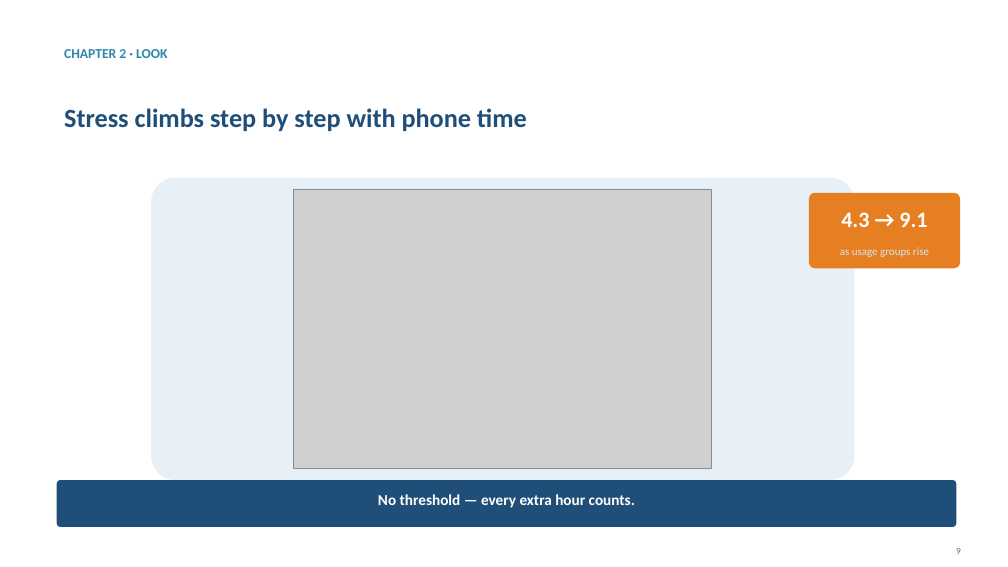
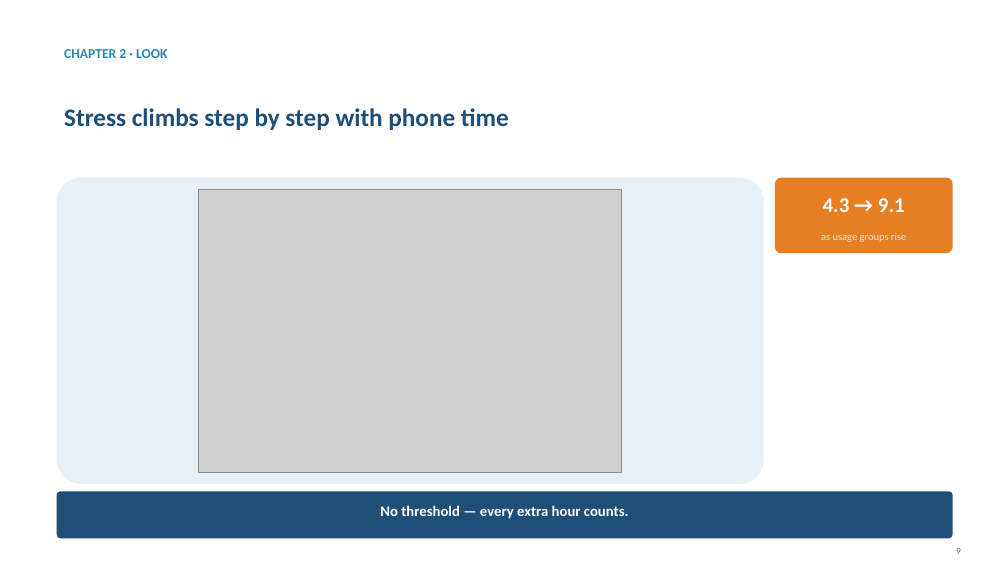
Before and after one commit to jaismine19/social-media-stress-analysis, a slide deck: slide 9 of presentation/Social_Media_Stress_Presentation.pptx. Drawn at 1008x567 pixels with LibreOffice and Linux fonts; fonts in the diff are those of the drawing; grey boxes stand for pictures. Boxes give left, top, right and bottom in pixels: in the first picture for what was removed or moved away, otherwise in the second. Text is boxed around its words. In the diff, an @@ line names an element or a change of style, - is before the commit and + after.

Commit message:
Enforce strict layout grid: identical margins, panel sizes, chip positions and takeaway bars on every slide

```diff
--- a/presentation/Social_Media_Stress_Presentation.pptx
+++ b/presentation/Social_Media_Stress_Presentation.pptx
@@ text "Stress climbs step by step ..." at [64,108,509,130]: size 25 to 24 pt @@
@@ rounded rectangle: place and size @@
-rounded rectangle at [151,178,854,480]
+rounded rectangle at [57,178,764,484]
@@ rounded rectangle: place and size @@
-rounded rectangle at [809,193,960,268]
+rounded rectangle at [775,178,953,253]
@@ picture: place and size @@
-picture at [294,189,712,469]
+picture at [198,189,622,473]
@@ text "4.3 → 9.1": place and size @@
-text "4.3 → 9.1" at [841,212,927,227]
+text "4.3 → 9.1" at [823,198,905,212]
@@ text "4.3 → 9.1" at [823,198,905,212]: size 21 to 20 pt @@
@@ text "as usage groups rise": place and size @@
-text "as usage groups rise" at [840,247,929,257]
+text "as usage groups rise" at [821,233,906,242]
@@ text "as usage groups rise" at [821,233,906,242]: size 10.5 to 10 pt @@
@@ rounded rectangle: place and size @@
-rounded rectangle at [57,480,957,527]
+rounded rectangle at [57,492,953,538]
@@ text "No threshold — every extra ...": place and size @@
-text "No threshold — every extra ..." at [378,494,635,508]
+text "No threshold — every extra ..." at [380,505,629,519]
@@ text "No threshold — every extra ..." at [380,505,629,519]: size 14.5 to 14 pt @@
```
Also in this commit, not shown: 18 other slides changed.
